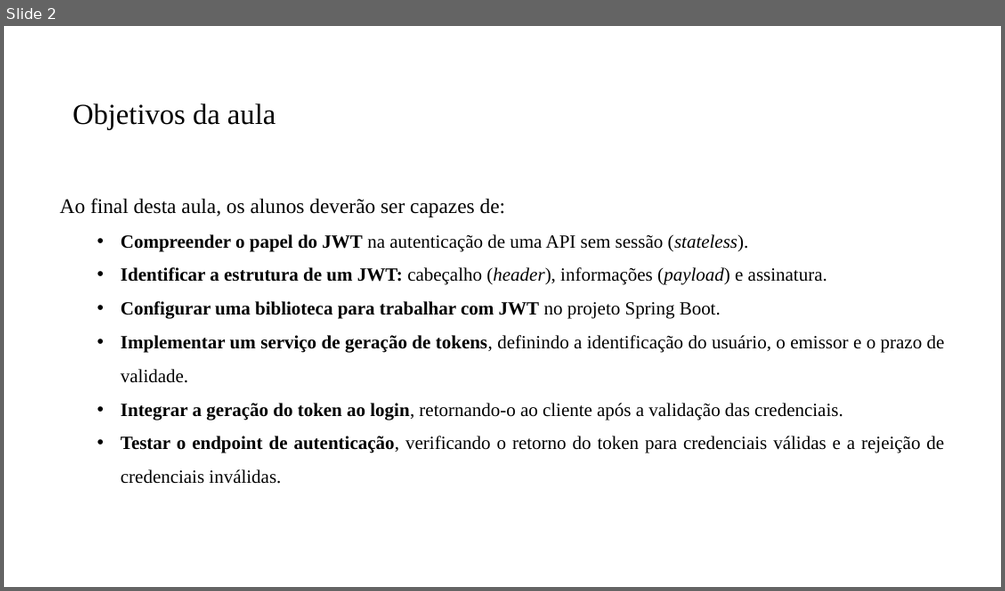
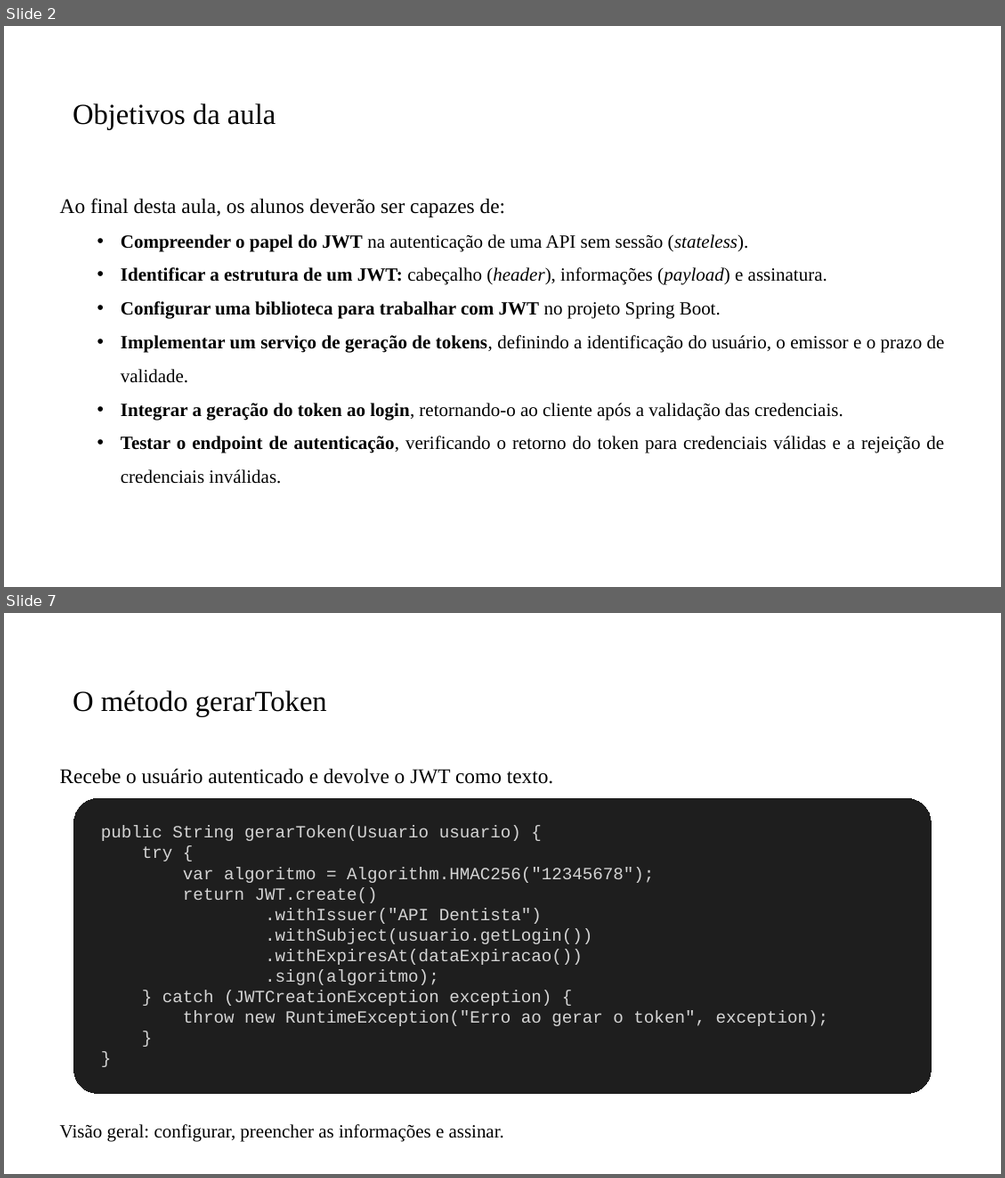
Before and after one commit to PedroMiho/UMC, a slide deck: engenharia-software/software-corporativo/boas-praticas/aula-07-JWT/spring-security.pptx. Shown one above the other, each under a label of ours: slide 2 before the commit, slides 2 and 7 after it; the slides between them are not shown. The pictures are 1005x591 and 1005x1178 pixels, drawn with LibreOffice and Linux fonts; fonts in the diff are those of the drawing; background and template pictures are left out. Boxes give left, top, right and bottom in pixels: in the first picture for what was removed or moved away, otherwise in the second. Text is boxed around its words. In the diff, an @@ line names an element or a change of style, - is before the commit and + after.

```diff
--- a/engenharia-software/software-corporativo/boas-praticas/aula-07-JWT/spring-security.pptx
+++ b/engenharia-software/software-corporativo/boas-praticas/aula-07-JWT/spring-security.pptx
@@ slide 7 added at <box>4,613,1001,1174</box>, background #FFFFFF @@
@@ title added at <box>73,690,327,717</box>, 28 pt, text #000000 @@
+O método gerarToken
@@ text added at <box>60,768,554,784</box>, 20 pt, text #000000 @@
+Recebe o usuário autenticado e devolve o JWT como texto.
@@ rounded rectangle added at <box>74,798,931,1093</box>, fill #1E1E1E, outline #1E1E1E 0.75 pt @@
@@ text added at <box>101,826,829,1026</box>, 16.5 pt, text #D4D4D4 @@
+public String gerarToken(Usuario usuario) {
+try {
+var algoritmo = Algorithm.HMAC256("12345678");
+return JWT.create()
+.withIssuer("API Dentista")
+.withSubject(usuario.getLogin())
+.withExpiresAt(dataExpiracao())
+.sign(algoritmo);
+} catch (JWTCreationException exception) {
+throw new RuntimeException("Erro ao gerar o token", exception);
+}
+}
@@ text added at <box>60,1124,504,1142</box>, 18 pt, text #000000 @@
+Visão geral: configurar, preencher as informações e assinar.
```
Also in this commit, not shown: 1 slide changed, 12 other slides added.
